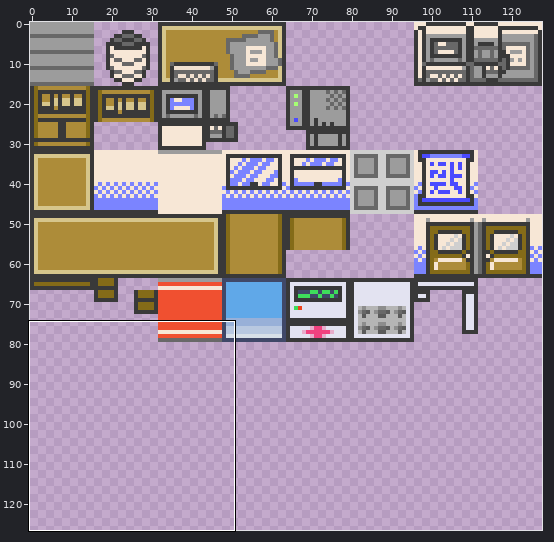
Sprite sheet: P3D/Content/Textures/Lab.png. Above, an overview of the earlier version with the close-up marked.
Close-up. Earlier state:
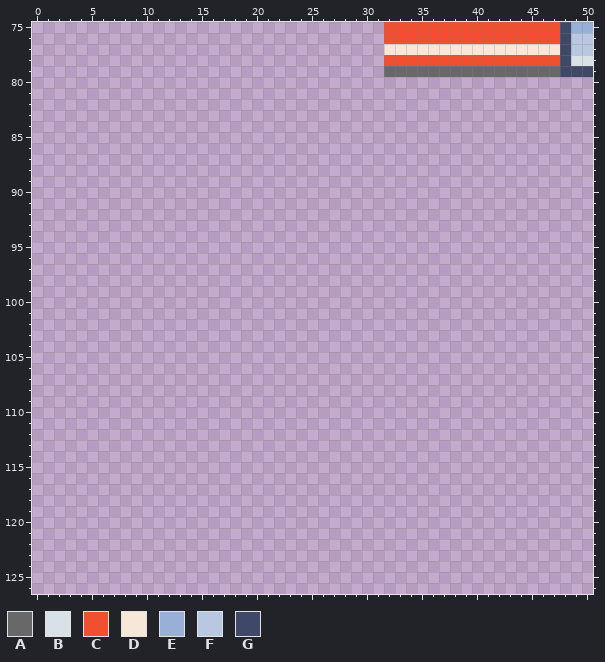
The file is 128x128 pixels. Colours within 5 levels of each other are drawn and written as one. Shown: x 0..50, y 75..126. The wide view leaves out empty margins.
Palette (. is transparent): A #686868  B #d8e0e8  C #f05030  D #f7e7d6  E #98b0d8  F #b8c8e0  G #404868
Pixels before (only the part around the change), first column x 0:
 75 ................................CCCCCCCCCCCCCCCCGE
 76 ................................CCCCCCCCCCCCCCCCGF
 77 ................................DDDDDDDDDDDDDDDDGF
 78 ................................CCCCCCCCCCCCCCCCGB
 79 ................................AAAAAAAAAAAAAAAAGG
 80 ..................................................
 81 ..................................................
 82 ..................................................
 83 ..................................................
 84 ..................................................
 85 ..................................................
 86 ..................................................
 87 ..................................................
 88 ..................................................
 89 ..................................................
 90 ..................................................
 91 ..................................................
 92 ..................................................
 93 ..................................................
 94 ..................................................
 95 ..................................................
 96 ..................................................
 97 ..................................................
 98 ..................................................
 99 ..................................................
100 ..................................................
101 ..................................................
102 ..................................................
103 ..................................................
104 ..................................................
105 ..................................................
106 ..................................................
107 ..................................................
108 ..................................................
109 ..................................................
110 ..................................................
111 ..................................................
112 ..................................................
113 ..................................................
114 ..................................................
115 ..................................................
116 ..................................................
117 ..................................................
118 ..................................................
119 ..................................................
120 ..................................................
121 ..................................................
122 ..................................................
123 ..................................................
124 ..................................................
125 ..................................................
126 ..................................................
New version:
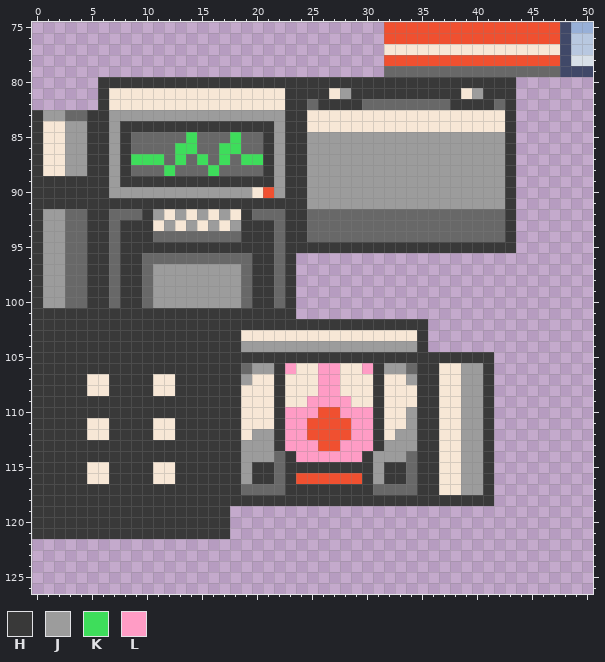
Colours new in this view: H #393939  J #9c9c9c  K #3edd5b  L #ff9cc5
What changed:
Changed rows in their new state; - is an unchanged pixel.
first column x 0:
 80 ------HHHHHHHHHHHHHHHHHHHHHHHHHHHHHHHHHHHHHH
 81 ------HDDDDDDDDDDDDDDDDHHHHDJHHHHHHHHHHDJHHH
 82 ------HDDDDDDDDDDDDDDDDHHAHHHHAAAAAAAAHHHHAH
 83 HJJAAHHJJJJJJJJJJJJJJJJHHDDDDDDDDDDDDDDDDDDH
 84 HDDJJHHJHHHHHHHHHHHHHHJHHDDDDDDDDDDDDDDDDDDH
 85 HDDJJHHJHAAAAAKAAAKAAHJHHJJJJJJJJJJJJJJJJJJH
 86 HDDJJHHJHAAAAKKAAKKAAHJHHJJJJJJJJJJJJJJJJJJH
 87 HDDJJHHJHKKKAKAKAKAKKHJHHJJJJJJJJJJJJJJJJJJH
 88 HDDJJHHJHAAAKAAAKAAAAHJHHJJJJJJJJJJJJJJJJJJH
 89 HHHHHHHJHHHHHHHHHHHHHHJHHJJJJJJJJJJJJJJJJJJH
 90 HHHHHHHJJJJJJJJJJJJJDCJHHJJJJJJJJJJJJJJJJJJH
 91 HHHHHHHHHHHHHHHHHHHHHHHHHJJJJJJJJJJJJJJJJJJH
 92 HJJAAHHAAAHJDJDJDJDHAAAHHAAAAAAAAAAAAAAAAAAH
 93 HJJAAHHAHHHDJDJDJDJHHHAHHAAAAAAAAAAAAAAAAAAH
 94 HJJAAHHAHHHAAAAAAAAHHHAHHAAAAAAAAAAAAAAAAAAH
 95 HJJAAHHAHHHHHHHHHHHHHHAHHHHHHHHHHHHHHHHHHHHH
 96 HJJAAHHAHHAAAAAAAAAAHHAH--------------------
 97 HJJAAHHAHHAJJJJJJJJAHHAH--------------------
 98 HJJAAHHAHHAJJJJJJJJAHHAH--------------------
 99 HJJAAHHAHHAJJJJJJJJAHHAH--------------------
100 HJJAAHHAHHAJJJJJJJJAHHAH--------------------
101 HHHHHHHHHHHHHHHHHHHHHHHH--------------------
102 HHHHHHHHHHHHHHHHHHHHHHHHHHHHHHHHHHHH--------
103 HHHHHHHHHHHHHHHHHHHDDDDDDDDDDDDDDDDH--------
104 HHHHHHHHHHHHHHHHHHHJJJJJJJJJJJJJJJJH--------
105 HHHHHHHHHHHHHHHHHHHHHHHHHHHHHHHHHHHHHHHHHH--
106 HHHHHHHHHHHHHHHHHHHAJJHLDDLLDDLHJJAHHDDJJH--
107 HHHHHDDHHHHDDHHHHHHJDDHDDDLLDDDHDDJHHDDJJH--
108 HHHHHDDHHHHDDHHHHHHDDDHDDDLLDDDHDDDHHDDJJH--
109 HHHHHHHHHHHHHHHHHHHDDDHDDLLLLDDHDDDHHDDJJH--
110 HHHHHHHHHHHHHHHHHHHDDDHLLLCCLLLHDDJHHDDJJH--
111 HHHHHDDHHHHDDHHHHHHDDDHLLCCCCLLHDDJHHDDJJH--
112 HHHHHDDHHHHDDHHHHHHDJJHLLCCCCLLHDJJHHDDJJH--
113 HHHHHHHHHHHHHHHHHHHJJJHLLLCCLLLHJJJHHDDJJH--
114 HHHHHHHHHHHHHHHHHHHJJJAHLLLLLLHJJJAHHDDJJH--
115 HHHHHDDHHHHDDHHHHHHJHHAHHHHHHHHJHHAHHDDJJH--
116 HHHHHDDHHHHDDHHHHHHJHHAHCCCCCCHJHHAHHDDJJH--
117 HHHHHHHHHHHHHHHHHHHAAAAHHHHHHHHAAAAHHDDJJH--
118 HHHHHHHHHHHHHHHHHHHHHHHHHHHHHHHHHHHHHHHHHH--
119 HHHHHHHHHHHHHHHHHH--------------------------
120 HHHHHHHHHHHHHHHHHH--------------------------
121 HHHHHHHHHHHHHHHHHH--------------------------
Where, in picture pixels (left, top, right, bottom), the same in both close-ups:
added: (32, 77, 516, 539)
